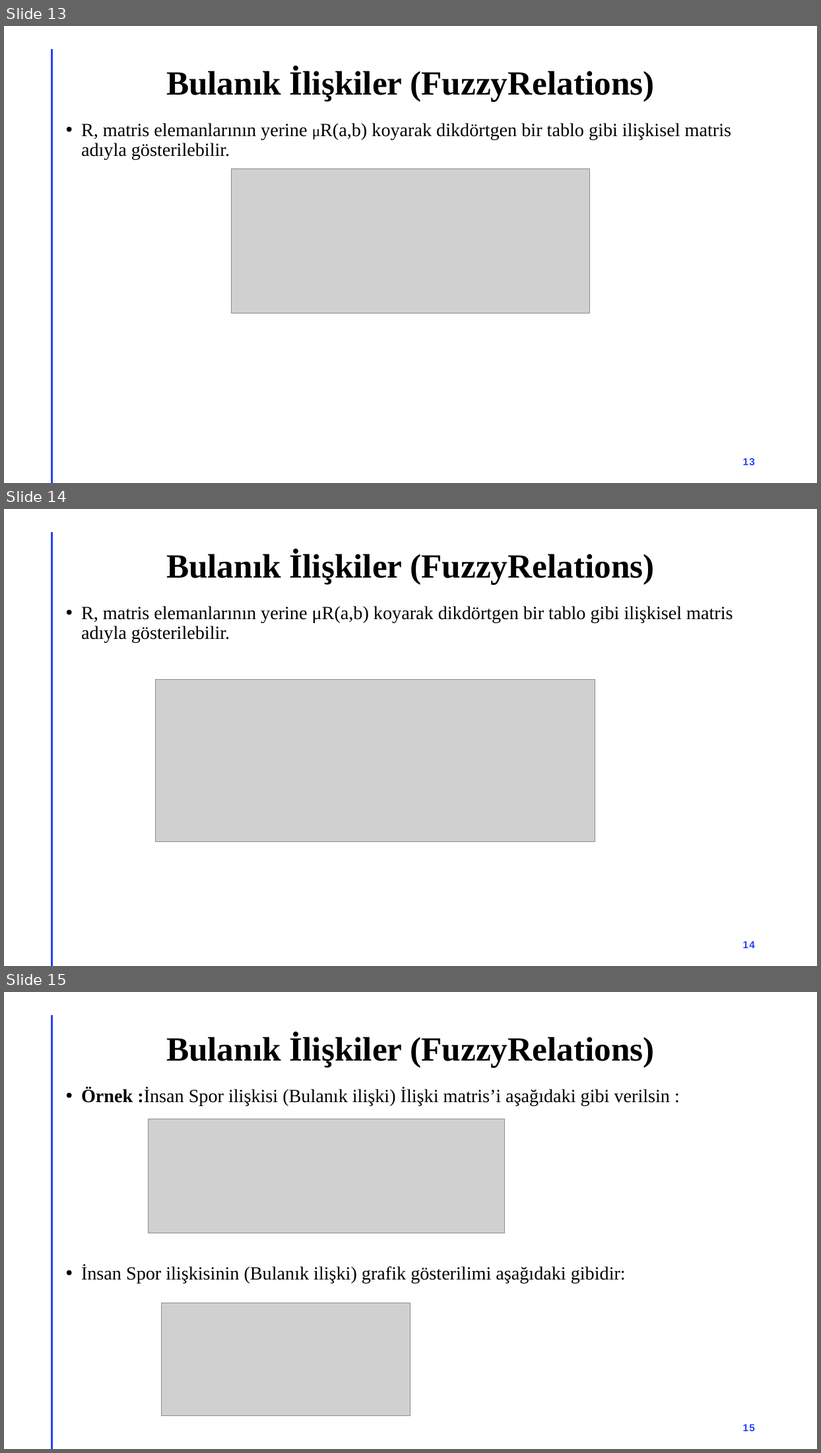
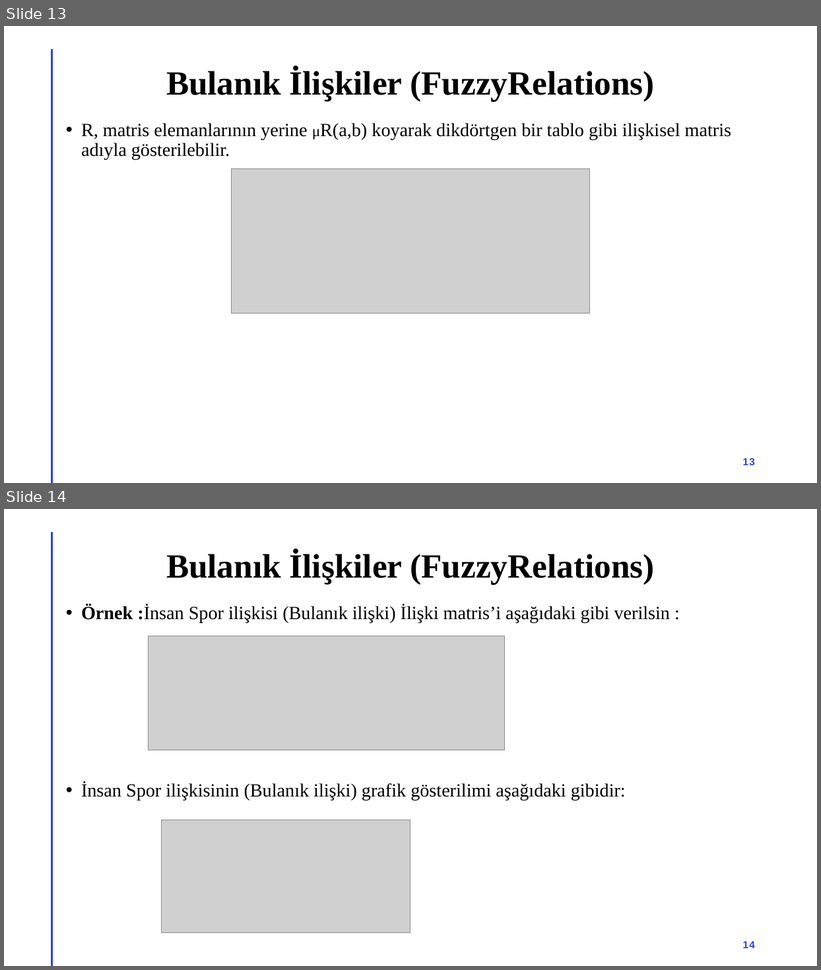
Before and after one commit to akaraci/Bulanik_Mantik, a slide deck: Hafta-3.pptx. Shown one above the other, each under a label of ours: slides 13, 14 and 15 before the commit, slides 13 and 14 after it. The pictures are 821x1453 and 821x970 pixels, drawn with LibreOffice and Linux fonts; fonts in the diff are those of the drawing; grey boxes stand for pictures. Boxes give left, top, right and bottom in pixels: in the first picture for what was removed or moved away, otherwise in the second. Text is boxed around its words. In the diff, an @@ line names an element or a change of style, - is before the commit and + after.

```diff
--- a/Hafta-3.pptx
+++ b/Hafta-3.pptx
@@ slide 14 removed at [4, 509, 817, 966], background #FFFFFF; not listed: 1 template element that a slide beside it also shows @@
@@ title removed at [166, 551, 654, 584] @@
-Bulanık İlişkiler (FuzzyRelations)
@@ text removed at [81, 606, 733, 642] @@
-• R, matris elemanlarının yerine μR(a,b) koyarak dikdörtgen bir tablo gibi ilişkisel matris adıyla gösterilebilir.
@@ picture removed at [155, 680, 596, 842] @@
@@ page number removed at [743, 941, 755, 949] @@
-14
@@ what was slide 15 is now slide 14 @@
@@ page number at [743, 941, 755, 949]: text changed @@
-15
+14
```
